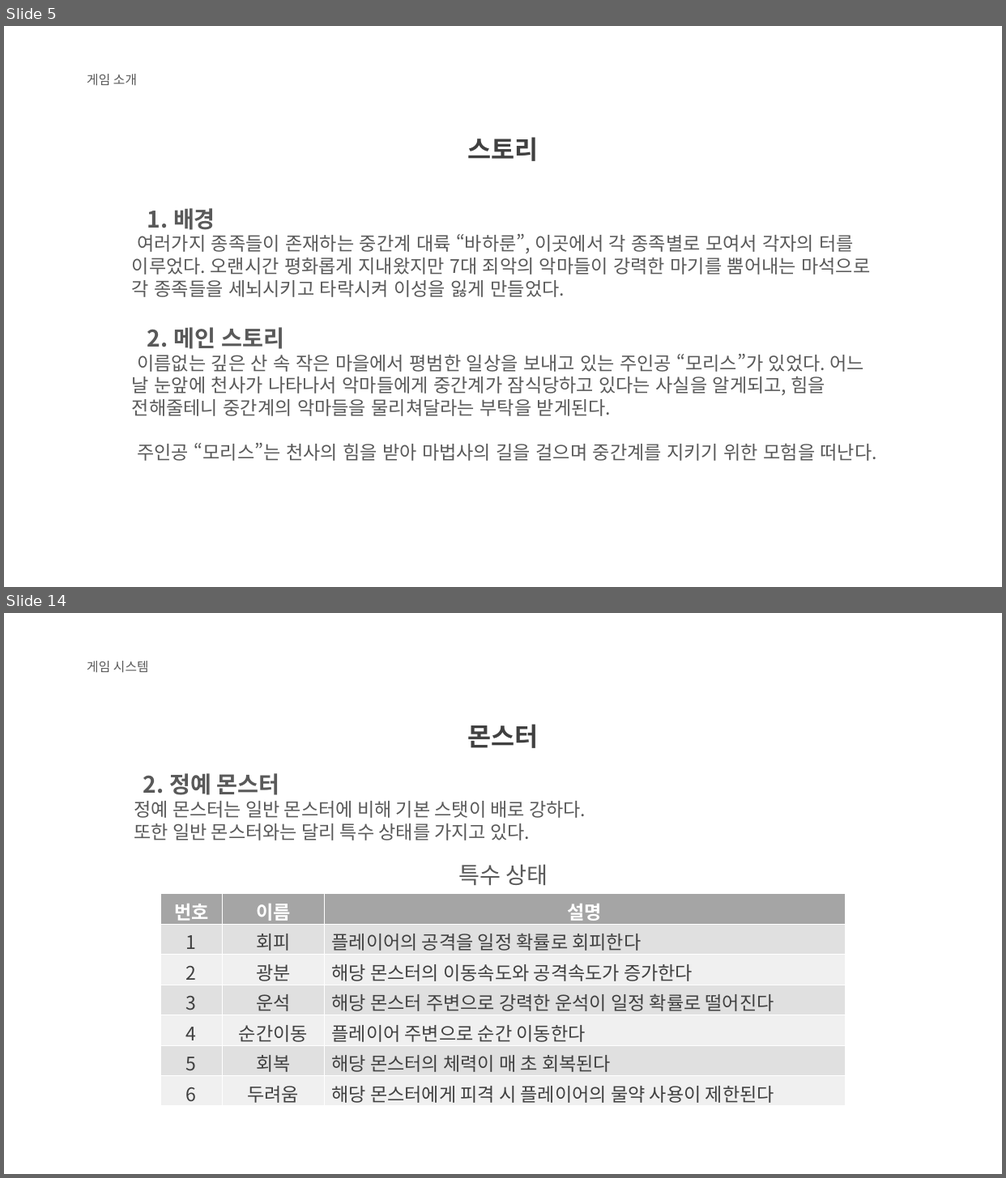
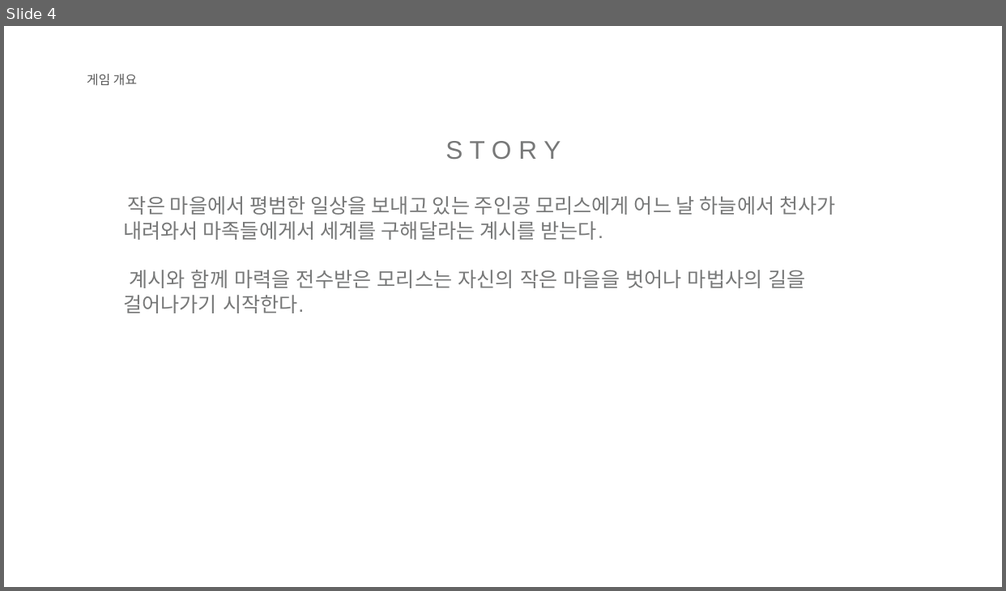
Before and after one commit to KJGoody/Daemonis, a slide deck: Deamonis(데모니스) 기획서/Daemonis PPT.pptx. Shown one above the other, each under a label of ours: slides 5 and 14 before the commit, slide 4 after it; the slides between them are not shown. The pictures are 1006x1178 and 1006x591 pixels, drawn with LibreOffice and Linux fonts; fonts in the diff are those of the drawing; background and template pictures are left out. Boxes give left, top, right and bottom in pixels: in the first picture for what was removed or moved away, otherwise in the second. Text is boxed around its words. In the diff, an @@ line names an element or a change of style, - is before the commit and + after.

```diff
--- a/Deamonis(데모니스) 기획서/Daemonis PPT.pptx
+++ b/Deamonis(데모니스) 기획서/Daemonis PPT.pptx
@@ slide 14 removed at (x1=4, y1=613, x2=1002, y2=1174), background picture (left out) @@
@@ text removed at (x1=87, y1=661, x2=149, y2=673) @@
-게임 시스템
@@ text removed at (x1=468, y1=724, x2=539, y2=748) @@
-몬스터
@@ text removed at (x1=134, y1=773, x2=586, y2=841) @@
-2. 정예 몬스터
-정예 몬스터는 일반 몬스터에 비해 기본 스탯이 배로 강하다.
-또한 일반 몬스터와는 달리 특수 상태를 가지고 있다.
@@ text removed at (x1=458, y1=864, x2=548, y2=885) @@
-특수 상태
@@ table removed at (x1=160, y1=894, x2=846, y2=1106), 7 rows, 3 columns @@
-번호 | 이름 | 설명
-1 | 회피 | 플레이어의 공격을 일정 확률로 회피한다
-2 | 광분 | 해당 몬스터의 이동속도와 공격속도가 증가한다
-3 | 운석 | 해당 몬스터 주변으로 강력한 운석이 일정 확률로 떨어진다
-4 | 순간이동 | 플레이어 주변으로 순간 이동한다
-5 | 회복 | 해당 몬스터의 체력이 매 초 회복된다
-6 | 두려움 | 해당 몬스터에게 피격 시 플레이어의 물약 사용이 제한된다
@@ what was slide 5 is now slide 4 @@
@@ slide 4 changed as well @@
@@ text at (x1=87, y1=74, x2=137, y2=85): text changed @@
-게임 소개
+게임 개요
@@ text at (x1=445, y1=141, x2=560, y2=159): text changed; text colour #404040 to #777878; bold off @@
-스토리
+S T O R Y
@@ text at (x1=123, y1=196, x2=836, y2=314): text changed; size 18 to 19.6 pt; font Noto Sans CJK KR to Arial; text colour #595959 to #777878 @@
-1. 배경
-여러가지 종족들이 존재하는 중간계 대륙 “바하룬”, 이곳에서 각 종족별로 모여서 각자의 터를 이루었다. 오랜시간 평화롭게 지내왔지만 7대 죄악의 악마들이 강력한 마기를 뿜어내는 마석으로 각 종족들을 세뇌시키고 타락시켜 이성을 잃게 만들었다.
-2. 메인 스토리
-이름없는 깊은 산 속 작은 마을에서 평범한 일상을 보내고 있는 주인공 “모리스”가 있었다. 어느 날 눈앞에 천사가 나타나서 악마들에게 중간계가 잠식당하고 있다는 사실을 알게되고, 힘을 전해줄테니 중간계의 악마들을 물리쳐달라는 부탁을 받게된다.
-주인공 “모리스”는 천사의 힘을 받아 마법사의 길을 걸으며 중간계를 지키기 위한 모험을 떠난다.
+작은 마을에서 평범한 일상을 보내고 있는 주인공 모리스에게 어느 날 하늘에서 천사가 내려와서 마족들에게서 세계를 구해달라는 계시를 받는다.
+계시와 함께 마력을 전수받은 모리스는 자신의 작은 마을을 벗어나 마법사의 길을 걸어나가기 시작한다.
```
Also in this commit, not shown: 3 other slides changed, 11 slides added, 14 other slides removed, 1 other file.
